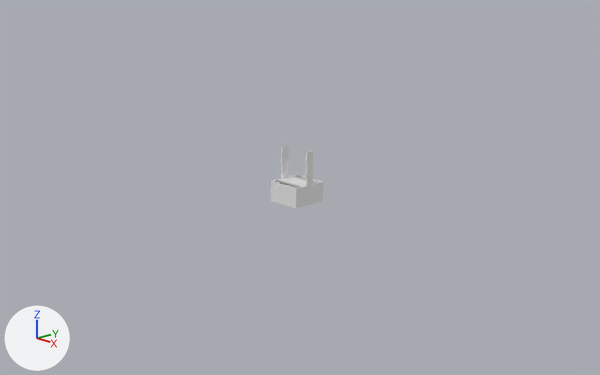
The Blender file Sculptig/Section1/Scene/something crusher.blend, before and after one commit.
Both versions are drawn from a 50 mm camera at (17.33, -16.18, 7.27) aimed at (-2.75, 2.71, -0.74). Every picture has the same lights, and +X, +Y and +Z are marked at lower left.

The scene before the commit, as lines of its bpy script (objects in view):
```python
me_cube_002 = bpy.data.meshes.new('Cube.002')
me_cube_002.from_pydata(...)  # a box spanning x -0.05..0.05, y -1.0..1.0, z -0.2..1.0; a box spanning x 2.05..2.15, y -1.0..1.0, z -0.2..1.0; a box spanning x -0.05..2.15, y 1.0..1.1, z -0.2..1.0; a box spanning x -0.05..2.15, y -1.1..-1.0, z -0.2..1.0
me_cube_002.materials.append(mat_material)  # white #e7e7e7
me_cube_006 = bpy.data.meshes.new('Cube.006')
me_cube_006.from_pydata(...)  # a box spanning x -0.05..0.05, y -1.0..1.0, z -1.0..1.0
me_cube_006.materials.append(mat_material)  # white #e7e7e7
me_cube_007 = bpy.data.meshes.new('Cube.007')
me_cube_007.from_pydata(...)  # a box spanning x -0.05..0.05, y -1.0..1.0, z -1.0..1.0
me_cube_007.materials.append(mat_material)  # white #e7e7e7
ob_cube_002 = bpy.data.objects.new('Cube.002', me_cube_002)
ob_cube_002.location = (0.53, 0.0, 0.47)
ob_cube_002.rotation_euler = (0.0, 3.142, 0.0)  # degrees (0, 180, 0)
ob_cube_002.scale = (0.5, 0.5, 0.5)
ob_cube_003 = bpy.data.objects.new('Cube.003', me_cube_006)
ob_cube_003.location = (0.53, 0.0, 1.07)
ob_cube_003.rotation_euler = (0.0, 3.142, 0.0)  # degrees (0, 180, 0)
ob_cube_003.scale = (0.5, 0.125, 0.5)
ob_cube_004 = bpy.data.objects.new('Cube.004', me_cube_007)
ob_cube_004.location = (-0.53, 0.0, 1.07)
ob_cube_004.rotation_euler = (0.0, 3.142, 0.0)  # degrees (0, 180, 0)
ob_cube_004.scale = (0.5, 0.125, 0.5)
```
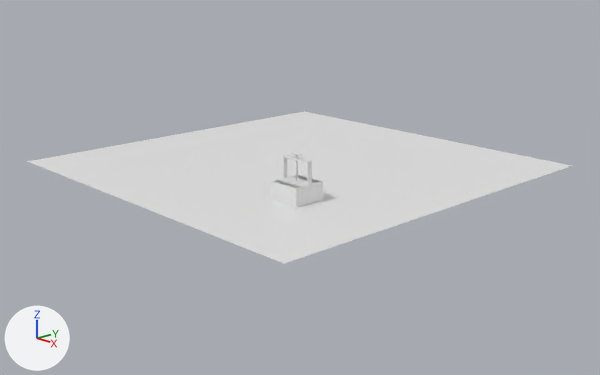
Diff of the bpy script that builds the scene:
```diff
--- a/Sculptig/Section1/Scene/something crusher.blend.py
+++ b/Sculptig/Section1/Scene/something crusher.blend.py
@@ me_plane @@
+me_plane.from_pydata([(-1.0, -1.0, 0.0), (1.0, -1.0, 0.0), (-1.0, 1.0, 0.0), (1.0, 1.0, 0.0)], [], [(0, 1, 3, 2)])
@@ ob_cube_003 @@
-ob_cube_003 = bpy.data.objects.new('Cube.003', me_cube_006)
-ob_cube_003.location = (0.53, 0.0, 1.07)
-ob_cube_003.rotation_euler = (0.0, 3.142, 0.0)  # degrees (0, 180, 0)
-ob_cube_003.scale = (0.5, 0.125, 0.5)
@@ ob_cube_004 @@
 ob_cube_004.rotation_euler = (0.0, 3.142, 0.0)  # degrees (0, 180, 0)
-ob_cube_004.scale = (0.5, 0.125, 0.5)
+ob_cube_004.scale = (0.5, 0.0762, 0.5)
@@ ob_plane @@
+ob_plane = bpy.data.objects.new('Plane', me_plane)
+ob_plane.location = (-3.13, 2.94, 0.0)
+ob_plane.scale = (6.7, 6.7, 6.7)
```

Where the change shows, as pixel boxes (x1, y1, x2, y2) in the pictures (600 x 375 px):
'Plane', added: after (28, 111, 572, 264)
'Cube.004', rescaled: before (281, 145, 289, 179); after (282, 154, 312, 185)
'Cube.003', deleted: before (306, 151, 313, 186)
